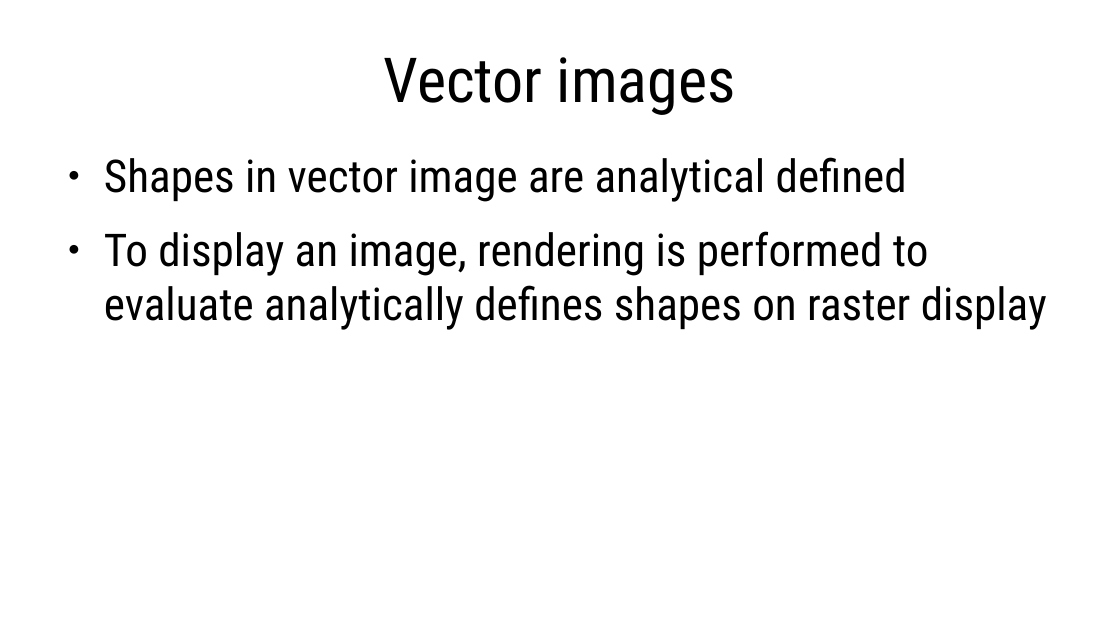
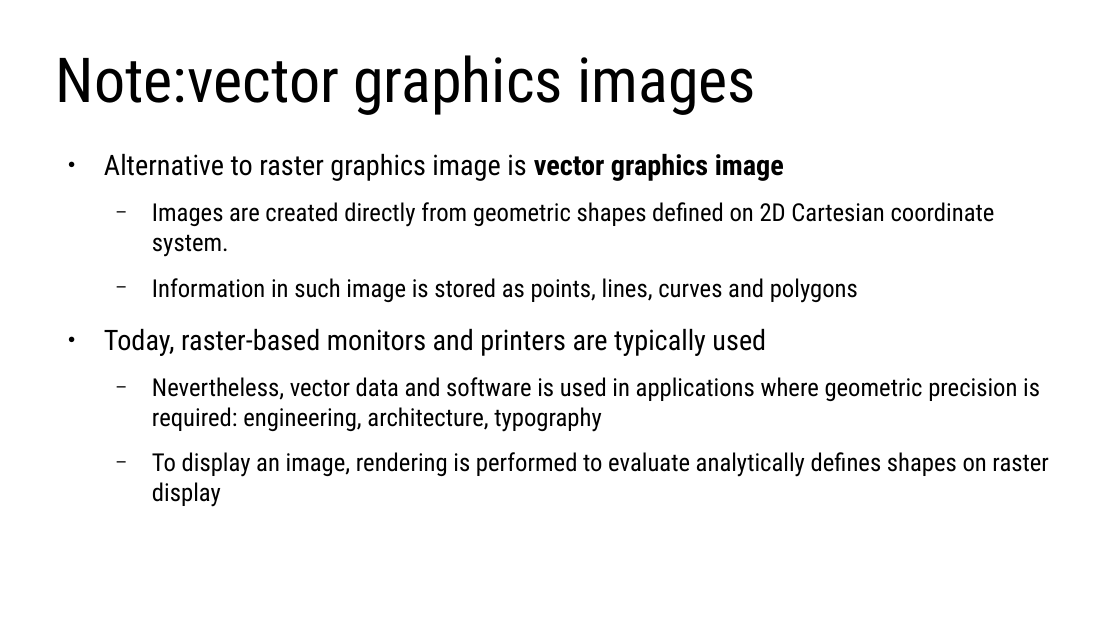
Before and after one commit to lorentzo/IntroductionToComputerGraphics, a slide deck: slide 14 of lectures/5_foundations_image_postprocessing/5_1_images.odp (slide 8 before the commit). Drawn at 1120x630 pixels with LibreOffice and Linux fonts; fonts in the diff are those of the drawing. Boxes give left, top, right and bottom in pixels: in the first picture for what was removed or moved away, otherwise in the second. Text is boxed around its words. In the diff, an @@ line names an element or a change of style, - is before the commit and + after.

Commit message:
images, refactoring, ehnancing

```diff
--- a/lectures/5_foundations_image_postprocessing/5_1_images.odp
+++ b/lectures/5_foundations_image_postprocessing/5_1_images.odp
@@ title at (56, 55, 756, 115): text changed @@
-Vector images
+Note:vector graphics images
@@ text at (104, 153, 1040, 431): text changed; size 32 to 17.5 pt @@
-● Shapes in vector image are analytical defined
+● Alternative to raster graphics image is vector graphics image
+  − Images are created directly from geometric shapes defined on 2D Cartesian coordinate system.
+  − Information in such image is stored as points, lines, curves and polygons
+● Today, raster-based monitors and printers are typically used
+  − Nevertheless, vector data and software is used in applications where geometric precision is required: engineering, architecture, typography
@@ text at (152, 452, 1048, 507): size 32 to 17.5 pt in "To display an image, rendering is performed ..."; bullet ● to −; list level 1 to 2 in "To display an image, rendering ..." @@
```
Also in this commit, not shown: 7 other slides changed, 18 slides added, 4 slides removed, 6 other files.
